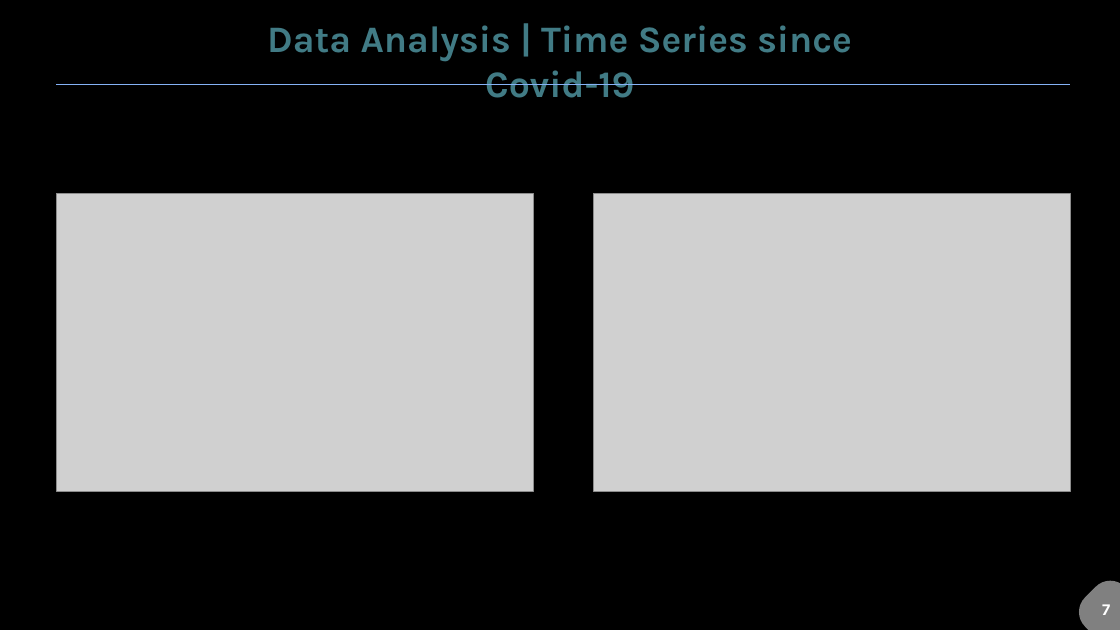
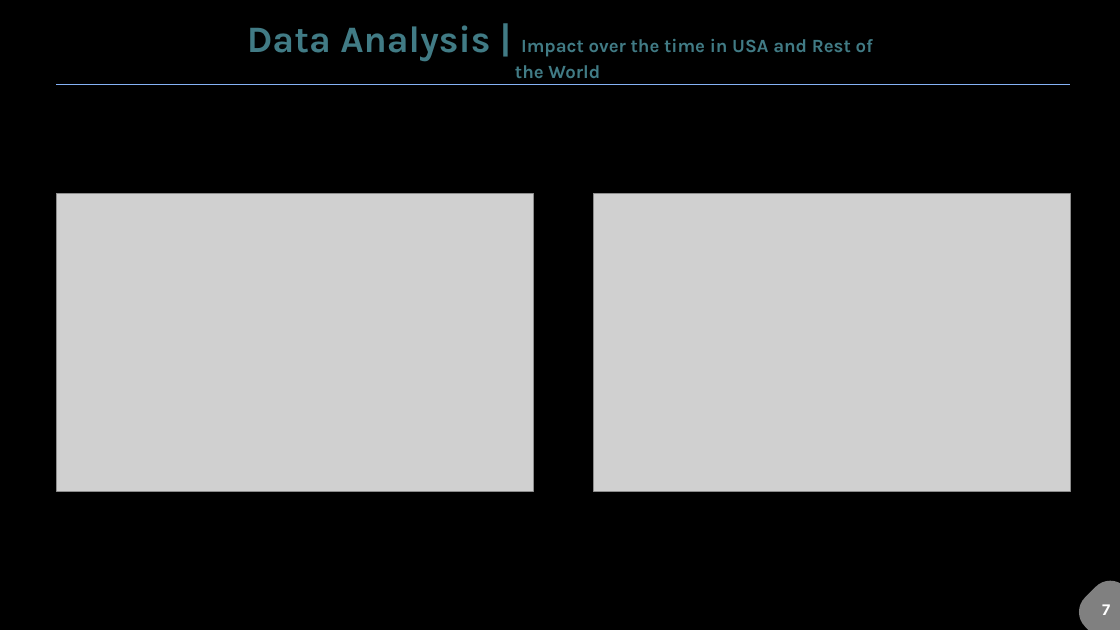
Before and after one commit to nidhi0684/Project1-Layoffs-Analysis, a slide deck: slide 7 of NidhiOjha-Project1-Covid19_Layoffs.pptx. Drawn at 1120x630 pixels with LibreOffice and Linux fonts; fonts in the diff are those of the drawing; grey boxes stand for pictures. Boxes give left, top, right and bottom in pixels: in the first picture for what was removed or moved away, otherwise in the second. Text is boxed around its words. In the diff, an @@ line names an element or a change of style, - is before the commit and + after.

Commit message:
Updated ppt

```diff
--- a/NidhiOjha-Project1-Covid19_Layoffs.pptx
+++ b/NidhiOjha-Project1-Covid19_Layoffs.pptx
@@ text at bbox=[247, 25, 873, 78]: text changed; size 32 to 16 pt @@
-Data Analysis | Time Series since Covid-19
+Data Analysis | Impact over the time in USA and Rest of the World
```
Also in this commit, not shown: 4 other slides changed.
